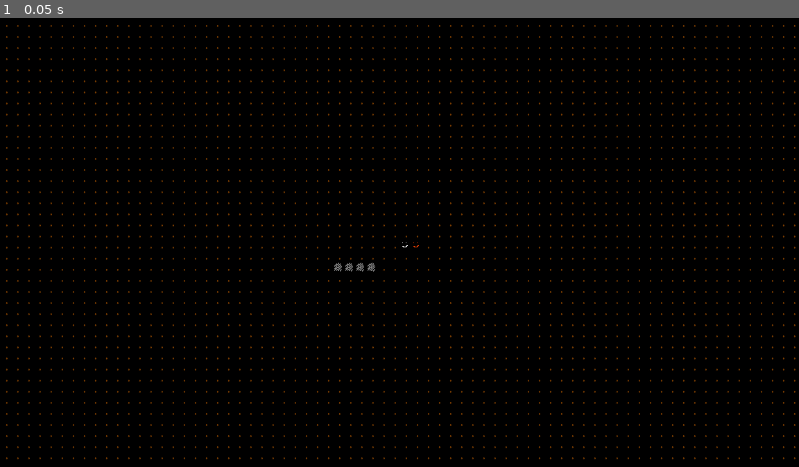
Above: before the commit, frame 1.
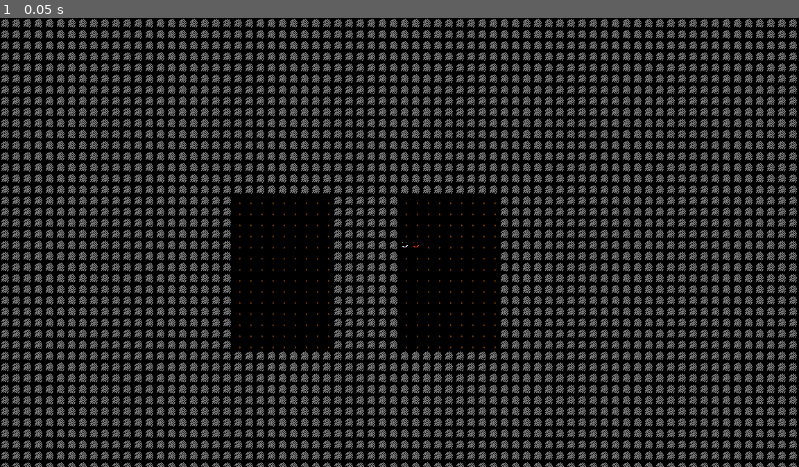
Above: after the commit, the same moment.

Repository: tjlaxs/nakkikuningas
Game: Godot game, scene res://src/Game/game.tscn
The game is run twice, just before and just after one commit, with the same random seed, the same clock (stepped at 60 frames per second) and the same inputs.
Inputs:
- Up to frame 1 (0.05 s): no input

The runs differ from the first frame. In frame 1, 39% of the frame differs, in the area x 0-100%, y 0-100%.

Commit message:
Src: Rooms for Dungeon Generator
Signed-off-by: Tero Laxström <tlax@neonpeons.com>

Diff:
--- a/src/Game/game.tscn
+++ b/src/Game/game.tscn
@@ -1,8 +1,9 @@
-[gd_scene load_steps=4 format=3 uid="uid://c81ythayg82q3"]
+[gd_scene load_steps=5 format=3 uid="uid://c81ythayg82q3"]
 
 [ext_resource type="Script" path="res://src/Game/Game.gd" id="1_eyp25"]
 [ext_resource type="Script" path="res://src/Map/Map.gd" id="3_makwk"]
 [ext_resource type="Script" path="res://src/Game/EventHandler.gd" id="3_v8mg5"]
+[ext_resource type="Script" path="res://src/Map/DungeonGenerator.gd" id="4_2v6nn"]
 
 [node name="Game" type="Node2D"]
 script = ExtResource("1_eyp25")
@@ -14,3 +15,6 @@
 
 [node name="Map" type="Node2D" parent="."]
 script = ExtResource("3_makwk")
+
+[node name="DungeonGenerator" type="Node" parent="Map"]
+script = ExtResource("4_2v6nn")
--- /dev/null
+++ b/src/Map/DungeonGenerator.gd
@@ -0,0 +1,33 @@
+class_name DungeonGenerator
+extends Node
+
+@export_category("Map Dimensions")
+@export var map_width: int = 80
+@export var map_height: int = 48
+
+var _rng := RandomNumberGenerator.new()
+
+func _ready():
+	_rng.randomize()
+
+func _carve_tile(dungeon: MapData, x: int, y: int) -> void:
+	var tile_position = Vector2i(x, y)
+	var tile: Tile = dungeon.get_tile(tile_position)
+	tile.set_tile_type(dungeon.tile_types.floor)
+
+func _carve_room(dungeon: MapData, room: Rect2i) -> void:
+	var inner: Rect2i = room.grow(-1)
+	for y in range(inner.position.y, inner.end.y + 1):
+		for x in range(inner.position.x, inner.end.x + 1):
+			_carve_tile(dungeon, x, y)
+
+func generate_dungeon() -> MapData:
+	var dungeon := MapData.new(map_width, map_height)
+
+	var room_1 := Rect2i(20, 15, 10, 15)
+	var room_2 := Rect2i(35, 15, 10, 15)
+
+	_carve_room(dungeon, room_1)
+	_carve_room(dungeon, room_2)
+
+	return dungeon
--- a/src/Map/Map.gd
+++ b/src/Map/Map.gd
@@ -1,5 +1,7 @@
 class_name Map
 extends Node2D
+
+@onready var dungeon_generator: DungeonGenerator = $DungeonGenerator
 
 @export var map_width: int = 80
 @export var map_height: int = 45
@@ -7,7 +9,7 @@
 var map_data: MapData
 
 func _ready() -> void:
-	map_data = MapData.new(map_width, map_height)
+	map_data = dungeon_generator.generate_dungeon()
 	_place_tiles()
 
 func _place_tiles() -> void:
--- a/src/Map/MapData.gd
+++ b/src/Map/MapData.gd
@@ -20,11 +20,8 @@
 	for y in height:
 		for x in width:
 			var tile_position := Vector2i(x, y)
-			var tile := Tile.new(tile_position, tile_types.floor)
+			var tile := Tile.new(tile_position, tile_types.wall)
 			tiles.append(tile)
-	for x in range(30, 34):
-		var tile: Tile = get_tile(Vector2i(x, 22))
-		tile.set_tile_type(tile_types.wall)
 
 func get_tile(grid_position: Vector2i) -> Tile:
 	var tile_index: int = grid_to_index(grid_position)
